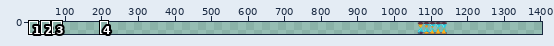
Edited in one commit: sprite sheet (sprites/timer_glass.png). Above, an overview of the earlier version with the close-up marked.
Close-up. The starting point:
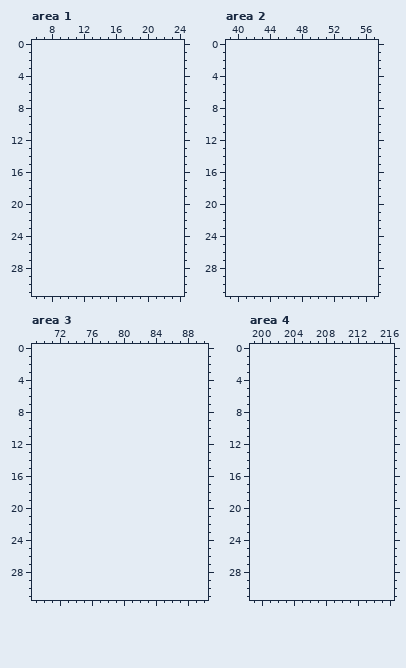
The file is 80x32 pixels. Shown: area 1: x 6..24, y 0..31; area 2: x 39..57, y 0..31; area 3: x 69..90, y 0..31; area 4: x 199..216, y 0..31. The old version is drawn lined up with the new one, on the new canvas. The wide view leaves out empty margins. The commit also changed other parts of the picture, which this record leaves out.
Palette (. is transparent): 
The same view after the edit:
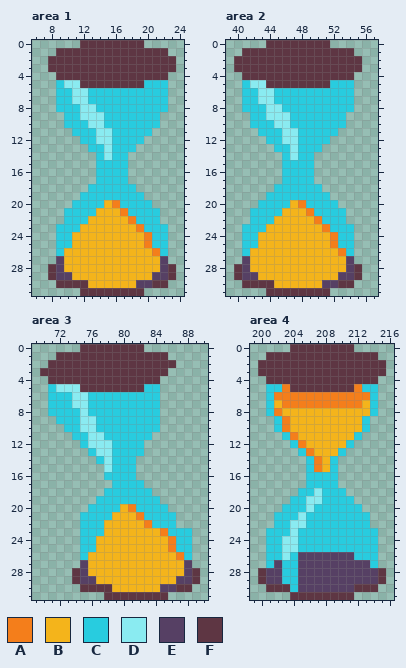
Colours new in this view: A #f47e1b  B #f4b41b  C #28ccdf  D #8aebf1  E #564064  F #5e3643
Edits made:
canvas 80x32 -> 1408x32, the old top-left corner now at 1064,0
Area 1:
y 0: x 12..19 ........ -> FFFFFFFF
y 1: x 9..22 .............. -> FFFFFFFFFFFFFF
y 2..3: x 8..23 ................ -> FFFFFFFFFFFFFFFF
y 4: x 9..22 .............. -> FFFFFFFFFFFFFF
y 5: x 9..22 .............. -> CDDFFFFFFFFCCC
y 6..7: x 9..22 .............. -> CCDDCCCCCCCCCC
y 8: x 9..22 .............. -> CCCDDCCCCCCCCC
y 9: x 10..21 ............ -> CCDDDCCCCCCC
y 10: x 10..21 ............ -> CCCDDCCCCCCC
y 11: x 11..20 .......... -> CCCDDCCCCC
y 12: x 12..19 ........ -> CCDDCCCC
y 13: x 13..18 ...... -> CCDCCC
y 14: x 14..17 .... -> CDCC
y 15..17: x 14..17 .... -> CCCC
y 18: x 13..18 ...... -> CCCCCC
y 19: x 12..19 ........ -> CCCCCCCC
y 20: x 11..20 .......... -> CCCCBACCCC
y 21: x 10..21 ............ -> CCCCBBBACCCC
y 22: x 10..21 ............ -> CCCBBBBBACCC
y 23: x 9..22 .............. -> CCCBBBBBBBACCC
y 24..25: x 9..22 .............. -> CCBBBBBBBBBACC
y 26: x 9..22 .............. -> CBBBBBBBBBBBAC
y 27: x 9..22 .............. -> EBBBBBBBBBBBBE
y 28: x 8..23 ................ -> FEBBBBBBBBBBBBEF
y 29: x 8..23 ................ -> FEEBBBBBBBBBBEEF
y 30: x 9..22 .............. -> FFFFBBBBBBEEFF
y 31: x 12..19 ........ -> FFFFFFFF
Area 2:
y 0: x 44..51 ........ -> FFFFFFFF
y 1: x 41..54 .............. -> FFFFFFFFFFFFFF
y 2..3: x 40..55 ................ -> FFFFFFFFFFFFFFFF
y 4: x 41..54 .............. -> FFFFFFFFFFFFFF
y 5: x 41..54 .............. -> CDDFFFFFFFFCCC
y 6..7: x 41..54 .............. -> CCDDCCCCCCCCCC
y 8: x 41..54 .............. -> CCCDDCCCCCCCCC
y 9: x 42..53 ............ -> CCDDDCCCCCCC
y 10: x 42..53 ............ -> CCCDDCCCCCCC
y 11: x 43..52 .......... -> CCCDDCCCCC
y 12: x 44..51 ........ -> CCDDCCCC
y 13: x 45..50 ...... -> CCDCCC
y 14: x 46..49 .... -> CDCC
y 15..17: x 46..49 .... -> CCCC
y 18: x 45..50 ...... -> CCCCCC
y 19: x 44..51 ........ -> CCCCCCCC
y 20: x 43..52 .......... -> CCCCBACCCC
y 21: x 42..53 ............ -> CCCCBBBACCCC
y 22: x 42..53 ............ -> CCCBBBBBACCC
y 23: x 41..54 .............. -> CCCBBBBBBBACCC
y 24..25: x 41..54 .............. -> CCBBBBBBBBBACC
y 26: x 41..54 .............. -> CBBBBBBBBBBBAC
y 27: x 41..54 .............. -> EBBBBBBBBBBBBE
y 28: x 40..55 ................ -> FEBBBBBBBBBBBBEF
y 29: x 40..55 ................ -> FEEBBBBBBBBBBEEF
y 30: x 41..54 .............. -> FFFFBBBBBBEEFF
y 31: x 44..51 ........ -> FFFFFFFF
Area 3:
y 0: x 75..82 ........ -> FFFFFFFF
y 1: x 72..85 .............. -> FFFFFFFFFFFFFF
y 2: x 71..86 ................ -> FFFFFFFFFFFFFFFF
y 3: x 70..85 ................ -> FFFFFFFFFFFFFFFF
y 4: x 71..84 .............. -> FFFFFFFFFFFFFF
y 5: x 71..84 .............. -> CDDDFFFFFFFFCC
y 6..7: x 71..84 .............. -> CCCDDCCCCCCCCC
y 8: x 71..84 .............. -> CCCCDCCCCCCCCC
y 9: x 72..84 ............. -> CCCDDCCCCCCCC
y 10: x 73..84 ............ -> CCDDCCCCCCCC
y 11: x 74..83 .......... -> CCDDCCCCCC
y 12: x 75..82 ........ -> CDDDCCCC
y 13: x 76..82 ....... -> CDDCCCC
y 14: x 77..81 ..... -> CDCCC
y 15: x 78..81 .... -> DCCC
y 16: x 78..81 .... -> CCCC
y 17: x 79..82 .... -> CCCC
y 18: x 78..83 ...... -> CCCCCC
y 19: x 77..84 ........ -> CCCCCCCC
y 20: x 76..85 .......... -> CCCCBACCCC
y 21: x 75..86 ............ -> CCCCBBBACCCC
y 22: x 75..86 ............ -> CCCBBBBBACCC
y 23: x 75..88 .............. -> CCCBBBBBBBACCC
y 24..25: x 75..88 .............. -> CCBBBBBBBBBACC
y 26: x 75..88 .............. -> CBBBBBBBBBBBAC
y 27: x 75..88 .............. -> EBBBBBBBBBBBBE
y 28: x 74..89 ................ -> FEBBBBBBBBBBBBEF
y 29: x 74..89 ................ -> FEEBBBBBBBBBBEEF
y 30: x 75..88 .............. -> FFFFBBBBBBEEFF
y 31: x 78..85 ........ -> FFFFFFFF
Area 4:
y 0: x 204..211 ........ -> FFFFFFFF
y 1: x 201..214 .............. -> FFFFFFFFFFFFFF
y 2..3: x 200..215 ................ -> FFFFFFFFFFFFFFFF
y 4: x 201..214 .............. -> FFFFFFFFFFFFFF
y 5: x 201..214 .............. -> CCAFFFFFFFFACC
y 6: x 201..214 .............. -> CAAAAAAAAAAAAC
y 7: x 201..214 .............. -> CBAAAAAAAAAABC
y 8: x 201..214 .............. -> CABBBBBBBBBBBC
y 9..10: x 202..213 ............ -> CABBBBBBBBBC
y 11: x 203..212 .......... -> CABBBBBBBC
y 12: x 204..211 ........ -> CABBBBBC
y 13: x 205..210 ...... -> CABBBC
y 14..15: x 206..209 .... -> CABC
y 16..17: x 206..209 .... -> CCCC
y 18: x 205..210 ...... -> CCDCCC
y 19: x 204..211 ........ -> CCDDCCCC
y 20: x 203..212 .......... -> CCCDCCCCCC
y 21: x 202..213 ............ -> CCCDCCCCCCCC
y 22: x 202..213 ............ -> CCDDCCCCCCCC
y 23: x 201..214 .............. -> CCCDCCCCCCCCCC
y 24..25: x 201..214 .............. -> CCDDCCCCCCCCCC
y 26: x 201..214 .............. -> CCDCEEEEEEECCC
y 27: x 201..214 .............. -> CECCEEEEEEEEEC
y 28..29: x 200..215 ................ -> FEECCEEEEEEEEEEF
y 30: x 201..214 .............. -> FFFCEEEEEEEFFF
y 31: x 204..211 ........ -> FFFFFFFF
Boxes around the changes in both close-ups, in picture pixels (x1, y1, x2, y2):
added: (48, 40, 176, 296)
added: (234, 40, 362, 296)
added: (40, 344, 200, 600)
added: (258, 344, 386, 600)
